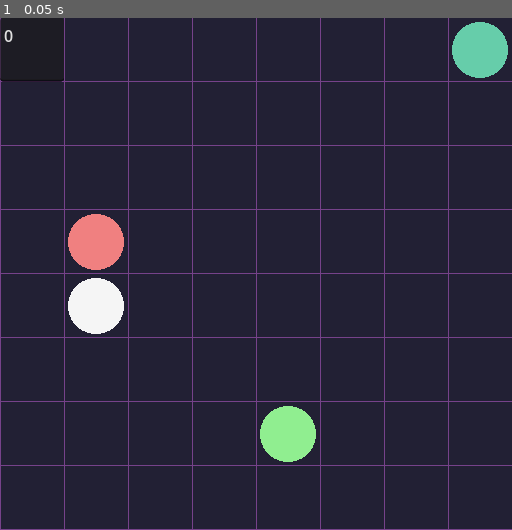
Above: before the commit, frame 1.
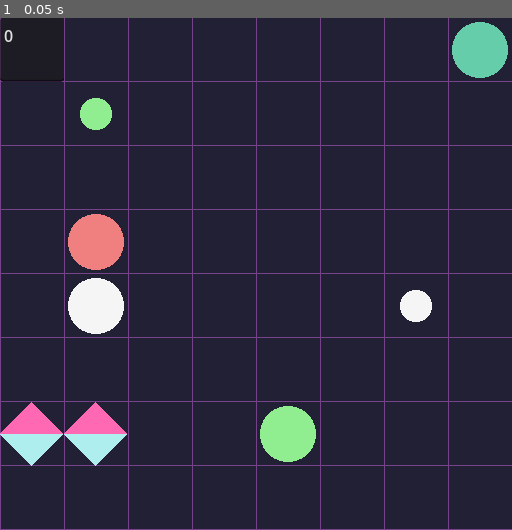
Above: after the commit, the same moment.

Repository: erraticandunplanned/Flow_Ltd
Game: Godot game, scene res://scenes/test_grid.tscn
Two runs of this game, one before a commit and one after it. Both use one fixed random seed, a clock stepped at 60 frames per second and the inputs below.
Inputs:
- Up to frame 1 (0.05 s): no input

The runs differ from the first frame. In frame 1, 2.2% of the frame differs, in the area x 0-85%, y 15-88%.

Commit message:
obstacle creation underway

Diff:
--- /dev/null
+++ b/DIS_mesh.gd
@@ -0,0 +1,36 @@
+@tool
+extends MeshInstance2D
+
+func _ready():
+	var meshdata = []
+	meshdata.resize(ArrayMesh.ARRAY_MAX)
+
+	meshdata[ArrayMesh.ARRAY_VERTEX] = PackedVector2Array(
+		[
+			Vector2(-32,0),
+			Vector2(32,0),
+			Vector2(0,32),
+			Vector2(-32,0),
+			Vector2(32,0),
+			Vector2(0,-32)
+		]
+	)
+	meshdata[ArrayMesh.ARRAY_INDEX] = PackedInt32Array(
+		[
+			0,1,2,
+			3,4,5
+		]
+	)
+	meshdata[ArrayMesh.ARRAY_COLOR] = PackedColorArray(
+		[
+			Color.PALE_TURQUOISE,
+			Color.PALE_TURQUOISE,
+			Color.PALE_TURQUOISE,
+			Color.HOT_PINK,
+			Color.HOT_PINK,
+			Color.HOT_PINK
+		]
+	)
+
+	mesh = ArrayMesh.new()
+	mesh.add_surface_from_arrays(Mesh.PRIMITIVE_TRIANGLES, meshdata)
--- /dev/null
+++ b/scenes/DIS_obstacle.tscn
@@ -0,0 +1,22 @@
+[gd_scene load_steps=4 format=3 uid="uid://bd4xlcgj42gfc"]
+
+[ext_resource type="Script" path="res://scripts/DIS_obstacle.gd" id="1_6ys2i"]
+[ext_resource type="Script" path="res://DIS_mesh.gd" id="2_p11vi"]
+
+[sub_resource type="ArrayMesh" id="ArrayMesh_j0akx"]
+_surfaces = [{
+"2d": true,
+"aabb": AABB(-32, 0, 0, 64, 32, 0),
+"format": 34393292801,
+"primitive": 3,
+"uv_scale": Vector4(0, 0, 0, 0),
+"vertex_count": 3,
+"vertex_data": PackedByteArray(0, 0, 0, 194, 0, 0, 0, 0, 0, 0, 0, 66, 0, 0, 0, 0, 0, 0, 0, 0, 0, 0, 0, 66)
+}]
+
+[node name="DisObstacle" type="Node2D"]
+script = ExtResource("1_6ys2i")
+
+[node name="shape" type="MeshInstance2D" parent="."]
+mesh = SubResource("ArrayMesh_j0akx")
+script = ExtResource("2_p11vi")
--- a/scenes/test_grid.tscn
+++ b/scenes/test_grid.tscn
@@ -1,7 +1,7 @@
 [gd_scene load_steps=3 format=3 uid="uid://puavol4fknwn"]
 
 [ext_resource type="Script" path="res://scripts/test_grid.gd" id="1_auty4"]
-[ext_resource type="Script" path="res://scenes/draw_canvas.gd" id="2_gf1tg"]
+[ext_resource type="Script" path="res://scripts/draw_canvas.gd" id="2_gf1tg"]
 
 [node name="TestGrid" type="Node2D"]
 script = ExtResource("1_auty4")
--- /dev/null
+++ b/scripts/DIS_obstacle.gd
@@ -0,0 +1,6 @@
+extends Node2D
+
+@onready var mesh = $rotate/shape
+
+func _ready():
+	pass
--- a/scenes/draw_canvas.gd
+++ b/scripts/draw_canvas.gd
@@ -4,6 +4,7 @@
 var lines = []
 var circles = []
 var flow_nodes = []
+var goals = []
 
 var flow_dict = {}
 
@@ -19,6 +20,16 @@
 		draw_circle(j[0], 16, j[1])
 	for k in flow_nodes:
 		draw_circle(k[0], 28, k[1])
+	for g in goals:
+		draw_circle(g[0], 16, g[1])
+
+func update_goals(g):
+	var goal_dict : Dictionary
+	goal_dict = g
+	for key_color in g.keys():
+		var location = g.get(key_color)
+		var new_goal = [location, key_color]
+		goals.append(new_goal)
 
 func update_flow(d):
 	flow_dict = d
--- a/scripts/test_grid.gd
+++ b/scripts/test_grid.gd
@@ -10,11 +10,14 @@
 @onready var cursor_snap = $cursor_snap
 @onready var cursor_clock = $cursor_clock
 
+@onready var DIS = preload("res://scenes/DIS_obstacle.tscn")
+
 const MAPSIZE = Vector2(512,512)
 
 var time = 0
 var current_flow_node : Node
 var current_flow_color : Color
+var success = false
 
 signal clock_update(time)
 
@@ -23,6 +26,13 @@
 	Color.LIGHT_CORAL: [Vector2(96,224)],
 	Color.MEDIUM_AQUAMARINE: [Vector2(480,32)],
 	Color.LIGHT_GREEN: [Vector2(288,416)]
+}
+var goal_dict = {
+	Color.WHITE_SMOKE: Vector2(416,288),
+	Color.LIGHT_GREEN: Vector2(96,96)
+}
+var obstacle_dict = {
+	0: [Vector2(32,416),Vector2(96,416)]
 }
 
 func _ready():
@@ -43,6 +53,13 @@
 			newtile.name = str(i) + "," + str(j)
 			newtile.global_position = Vector2(i * 64 + 32, j * 64 + 32)
 
+	## PLACE OBSTACLES
+	for i in obstacle_dict.keys():
+		for j in obstacle_dict.get(i):
+			var new_DIS = DIS.instantiate()
+			obstaclecontainer.add_child(new_DIS)
+			new_DIS.global_position = j
+
 	## PLACE INITIAL "FLOW DOTS" ONTO GRID BASED ON "flow_dict" DICTIONARY
 	for f in flow_dict.keys():
 		var new_flow = Node2D.new()
@@ -52,7 +69,11 @@
 		new_flow.global_position = pos[0]
 	canvas.update_flow(flow_dict)
 
+	## DRAW GOALS IN MAP
+	canvas.update_goals(goal_dict)
+
 func _process(delta):
+	if success: return
 
 	## ON MOUSE CLICK, SET NEAREST FLOW NODE TO CURRENT
 	if Input.is_action_just_pressed("left_mouse_click"):
@@ -73,7 +94,7 @@
 	var mousepos = get_global_mouse_position()
 	cursor_snap.global_position = Vector2(clamp(floor(mousepos.x / 64) * 64 + 32, 32, MAPSIZE.x - 32), clamp(floor(mousepos.y / 64) * 64 + 32, 32, MAPSIZE.y - 32))
 
-	## THE REST OF THIS FUNCTION ONLY CALLS IF THE MOUSE IS HOLDING A FLOW CIRCLE
+	## MOST OF THIS FUNCTION ONLY CALLS IF THE MOUSE IS HOLDING A FLOW CIRCLE
 	if current_flow_node != null:
 
 		## SET "CURSOR_CLOCK" TO ONLY VALID TILES
@@ -118,3 +139,15 @@
 			var text = str(time)
 			clock.text = text
 			emit_signal("clock_update", time)
+
+	## CHECK FOR WIN CONDITION
+	for g in goal_dict.keys():
+		if flow_dict.has(g):
+			success = true
+			var array = flow_dict.get(g)
+			var last_pos = array.back()
+			if goal_dict.get(g) != last_pos: success = false
+		else: success = false
+
+	if success == true:
+		print("Win!")
